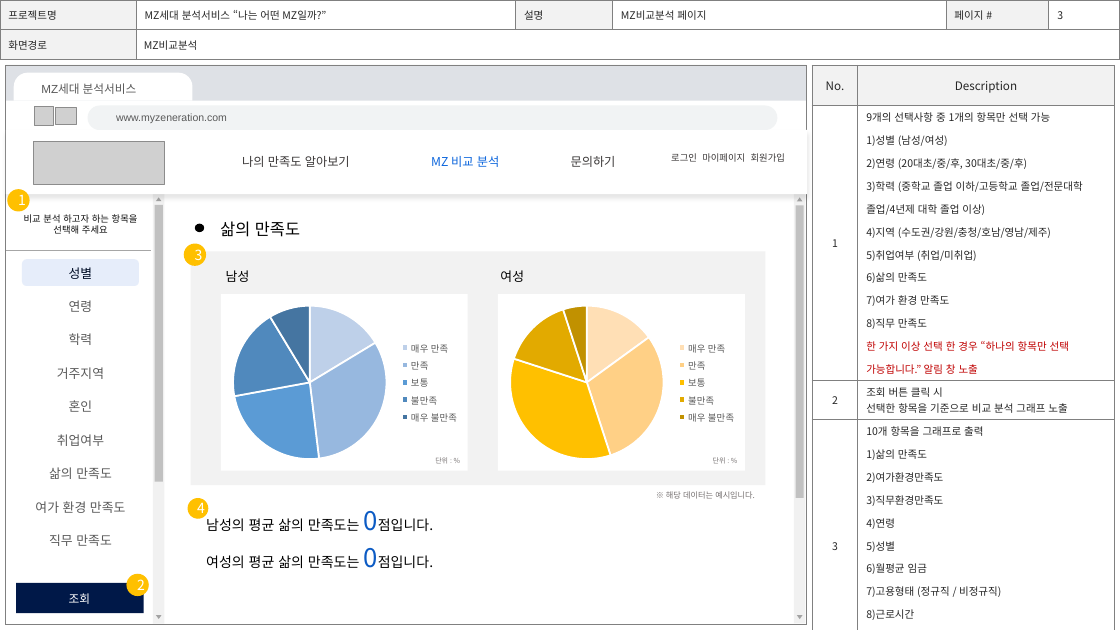
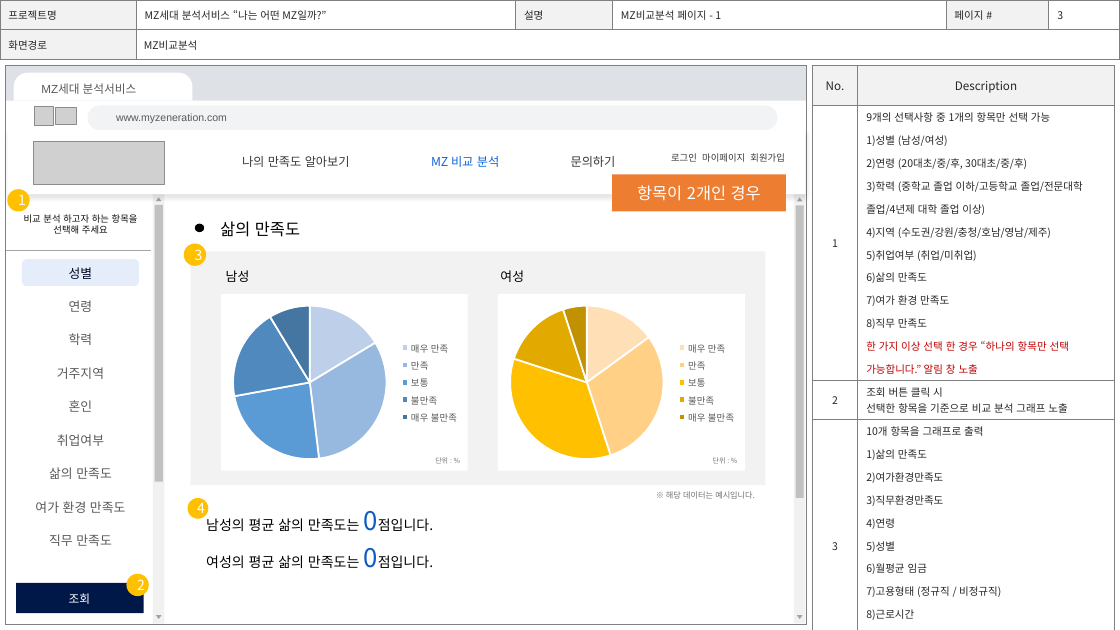
Before and after one commit to jomiinjung/project_DreamCatcher, a slide deck: slide 8 of 프로젝트 화면설계서_조민정_ver1.0.pptx (slide 7 before the commit). Drawn at 1120x630 pixels with LibreOffice and Linux fonts; fonts in the diff are those of the drawing; grey boxes stand for pictures; background and template pictures are left out. Boxes give left, top, right and bottom in pixels: in the first picture for what was removed or moved away, otherwise in the second. Text is boxed around its words. In the diff, an @@ line names an element or a change of style, - is before the commit and + after.

```diff
--- a/프로젝트 화면설계서_조민정_ver1.0.pptx
+++ b/프로젝트 화면설계서_조민정_ver1.0.pptx
@@ table at (0,0,1119,60) @@
-row 1, column 4: MZ비교분석 페이지
+row 1, column 4: MZ비교분석 페이지 - 1
@@ rectangle added at (613,175,786,212), fill #ED7D31, 14 pt, text #FFFFFF @@
+항목이 2개인 경우
```
Also in this commit, not shown: 6 other slides changed, 3 slides added.
